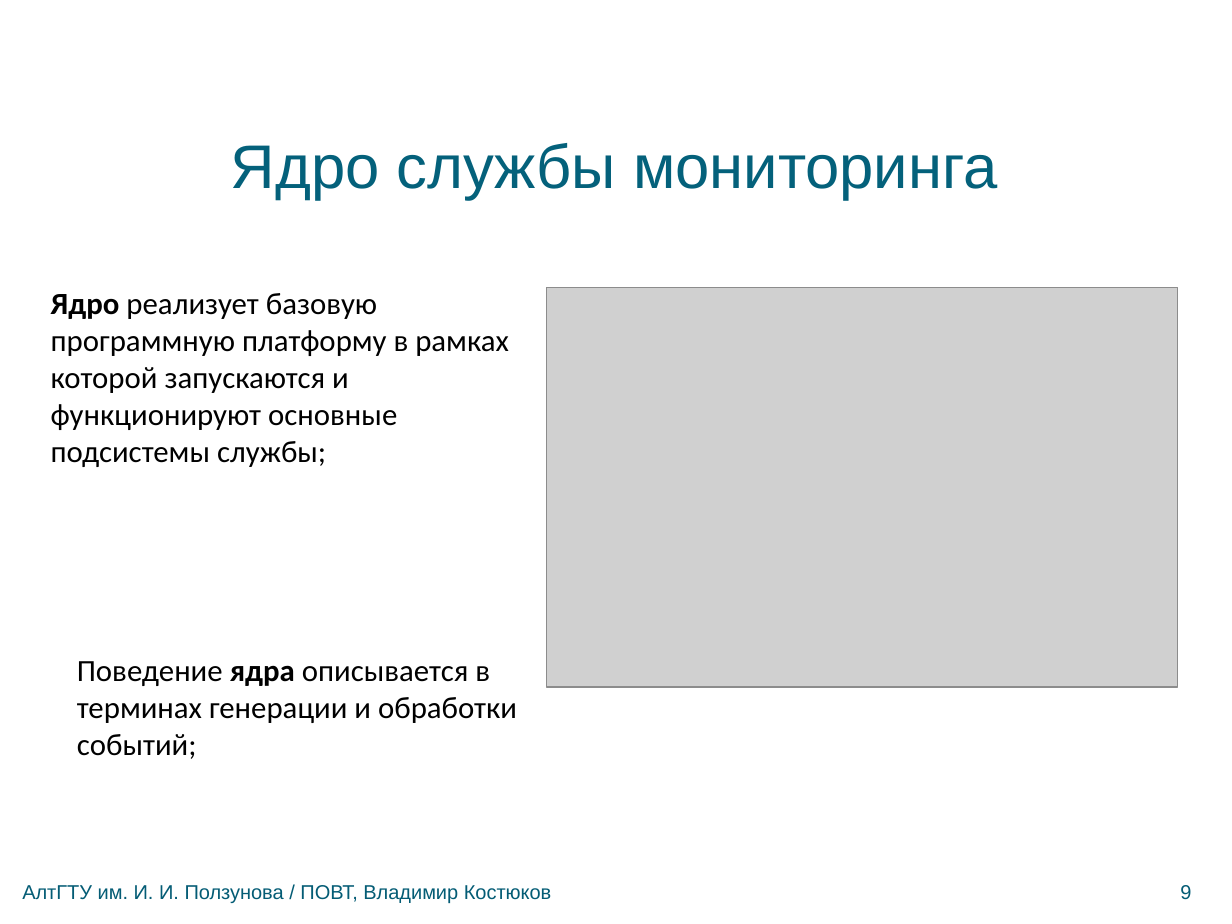
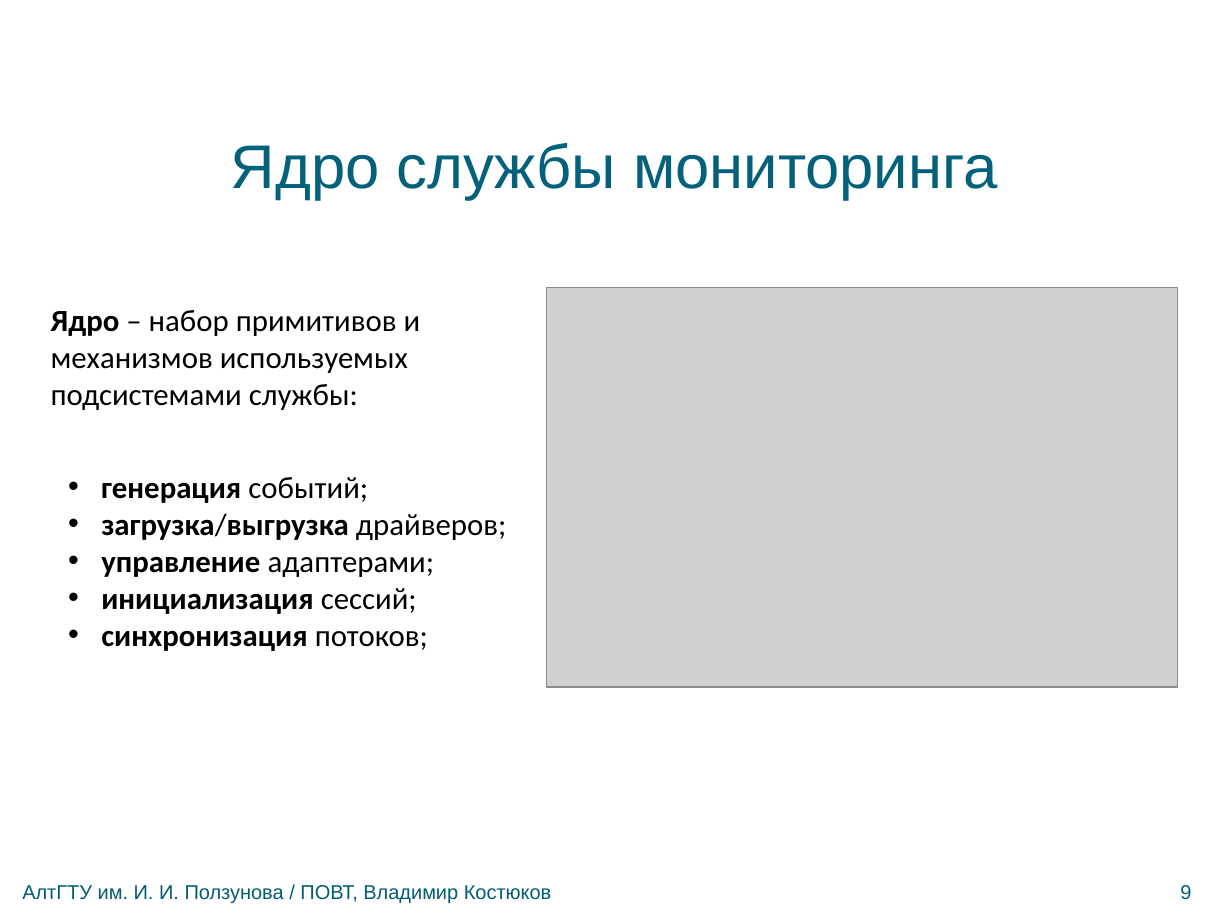
Before and after one commit to bluerain/snoopy, a slide deck: slide 9 of diploma/trunk/ppt/kostyukov.pptx. Drawn at 1232x924 pixels with LibreOffice and Linux fonts; fonts in the diff are those of the drawing; grey boxes stand for pictures; background and template pictures are left out. Boxes give left, top, right and bottom in pixels: in the first picture for what was removed or moved away, otherwise in the second. Text is boxed around its words. In the diff, an @@ line names an element or a change of style, - is before the commit and + after.

```diff
--- a/diploma/trunk/ppt/kostyukov.pptx
+++ b/diploma/trunk/ppt/kostyukov.pptx
@@ text at (51, 310, 421, 410): text changed @@
-Ядро реализует базовую программную платформу в рамках которой запускаются и функционируют основные подсистемы службы;
+Ядро – набор примитивов и механизмов используемых подсистемами службы:
@@ text at (101, 477, 506, 651): text changed; bold on @@
-Поведение ядра описывается в терминах генерации и обработки событий;
+• генерация событий;
+• загрузка/выгрузка драйверов;
+• управление адаптерами;
+• инициализация сессий;
+• синхронизация потоков;
```
Also in this commit, not shown: 1 other slide changed, 5 other files.
